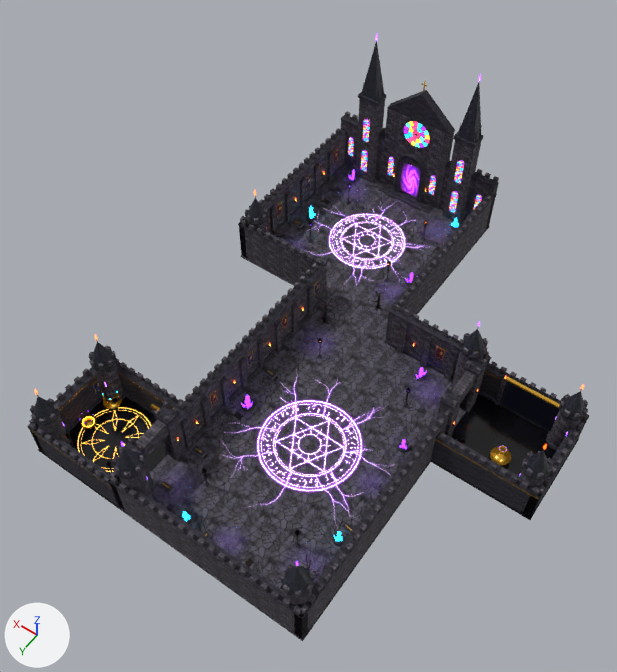
The Blender file blender/arena.blend, before and after one commit.
One viewpoint serves both versions: a 50 mm lens placed at (-69.9, 29.3, 109.6), pointed at (-25.9, -32.2, 12.9). The lights are fixed; the arrows at lower left show +X, +Y and +Z. The older version comes first. Objects named as collision shapes, trigger or cutter boxes, shadow casters or lower levels of detail are left out.

In view in the first picture: 'arena_castle_block', 'arena_castle_block_dark', 'arena_dark_marble', 'arena_flagstone', 'arena_gold', 'arena_rune_circle', 'arena_screen', 'arena_slate_roof' and 15 more.
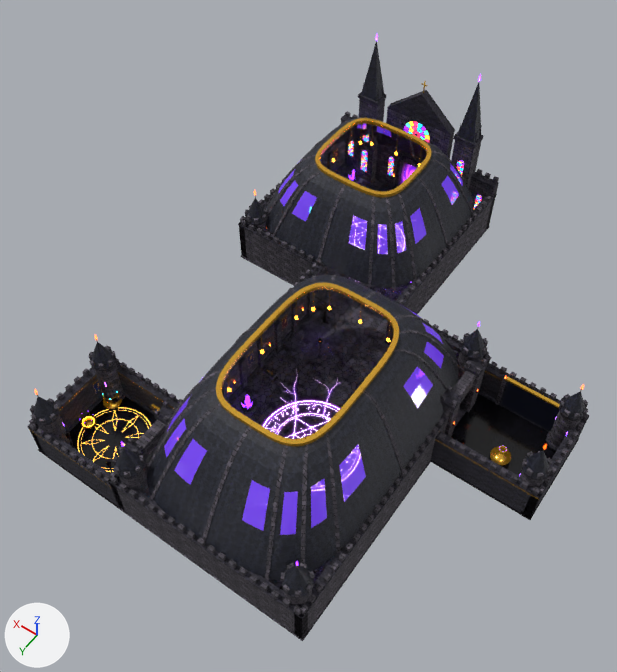
Pixel boxes [x1, y1, x2, y2] of what changed, in the pictures (617 x 672 px):
'arena_dome_glass', added: after [164, 124, 463, 535]
'arena_dome_lantern', added: after [227, 141, 420, 392]
part 1 of me_arena_castle_block, added: after [146, 117, 473, 581]
part 2 of me_arena_gold, added: after [360, 366, 381, 391]
part 3 of me_arena_gold, added: after [376, 358, 387, 371]
part 4 of me_arena_gold, added: after [382, 351, 391, 363]
part 5 of me_arena_gold, added: after [289, 294, 298, 303]
part 6 of me_arena_gold, added: after [284, 298, 293, 308]
part 7 of me_arena_gold, added: after [276, 303, 287, 315]
part 8 of me_arena_gold, added: after [259, 310, 280, 333]
part 9 of me_arena_gold, added: after [241, 328, 263, 352]
part 10 of me_arena_gold, added: after [234, 347, 245, 360]
part 11 of me_arena_gold, added: after [229, 355, 238, 366]
part 12 of me_arena_gold, added: after [224, 361, 233, 371]
part 13 of me_arena_gold, added: after [315, 118, 431, 197]
part 14 of me_arena_gold, added: after [216, 367, 364, 446]
part 15 of me_arena_gold, added: after [299, 283, 399, 345]
part 16 of me_arena_slate_roof, added: after [147, 118, 474, 580]

Patch to the scene script:
```diff
--- a/blender/arena.blend.py
+++ b/blender/arena.blend.py
@@ me_arena_castle_block @@
-me_arena_castle_block.from_pydata(...)  # 2880 vertices, 2104 faces; spans x -63.9..-0.1, y -79.9..-0.1, z 0.0..18.0
+me_arena_castle_block.from_pydata(...)  # 4672 vertices, 3448 faces; spans x -63.9..-0.1, y -79.9..-0.1, z 0.0..21.0
+# me_arena_castle_block part 1: 1792 vertices added at x -47.6..-0.5, y -79.3..-0.5, z 7.3..21.0
 me_arena_castle_block.materials.append(mat_castle_block)
@@ me_arena_gold @@
-me_arena_gold.from_pydata(...)  # 700 vertices, 526 faces; spans x -63.9..-0.1, y -79.0..-0.1, z 0.4..24.7
+me_arena_gold.from_pydata(...)  # 1980 vertices, 1486 faces; spans x -63.9..-0.1, y -79.0..-0.1, z 0.4..24.7
+# me_arena_gold part 2: the loose piece of 8 vertices spanning x -46.7..-46.6, y -28.2..-26.5, z 5.6..5.7 is copied, and the copy is scaled about its middle by (8.75, 2.26, 7.5), then moved by (6.7, 1.4, 15.5); it spans x -40.3..-39.6, y -27.8..-24.0, z 20.9..21.5
+# me_arena_gold part 3: the loose piece of 8 vertices spanning x -46.7..-46.6, y -28.2..-26.5, z 5.6..5.7 is copied, and the copy is scaled about its middle by (8.74, 0.946, 7.5), then moved by (6.7, -1.3, 15.5); it spans x -40.3..-39.5, y -29.4..-27.8, z 20.9..21.5
+# me_arena_gold part 4: the loose piece of 8 vertices spanning x -46.7..-46.6, y -28.2..-26.5, z 5.6..5.7 is copied, and the copy is scaled about its middle by (8.72, 0.721, 7.5), then moved by (6.8, -2.6, 15.5); it spans x -40.2..-39.4, y -30.6..-29.3, z 20.9..21.5
+# me_arena_gold part 5: the loose piece of 8 vertices spanning x -17.4..-17.3, y -29.8..-28.0, z 5.6..5.7 is copied, and the copy is scaled about its middle by (-8.67, -0.598, 7.5), then moved by (-6.9, -2.1, 15.5); it spans x -24.7..-23.9, y -31.6..-30.5, z 20.9..21.5
+# me_arena_gold part 6: the loose piece of 8 vertices spanning x -17.4..-17.3, y -29.8..-28.0, z 5.6..5.7 is copied, and the copy is scaled about its middle by (-8.72, -0.721, 7.5), then moved by (-6.8, -1.0, 15.5); it spans x -24.6..-23.8, y -30.6..-29.3, z 20.9..21.5
+# me_arena_gold part 7: the loose piece of 8 vertices spanning x -17.4..-17.3, y -29.8..-28.0, z 5.6..5.7 is copied, and the copy is scaled about its middle by (-8.74, -0.946, 7.5), then moved by (-6.7, 0.3, 15.5); it spans x -24.5..-23.7, y -29.4..-27.8, z 20.9..21.5
+# me_arena_gold part 8: the loose piece of 8 vertices spanning x -17.4..-17.3, y -29.8..-28.0, z 5.6..5.7 is copied, and the copy is scaled about its middle by (-8.75, -2.26, 7.5), then moved by (-6.7, 3.0, 15.5); it spans x -24.4..-23.7, y -27.8..-24.0, z 20.9..21.5
+# me_arena_gold part 9: the loose piece of 8 vertices spanning x -17.4..-17.3, y -21.0..-19.2, z 5.6..5.7 is copied, and the copy is scaled about its middle by (-8.75, -2.26, 7.5), then moved by (-6.7, -2.0, 15.5); it spans x -24.4..-23.7, y -24.0..-20.2, z 20.9..21.5
+# me_arena_gold part 10: the loose piece of 8 vertices spanning x -17.4..-17.3, y -21.0..-19.2, z 5.6..5.7 is copied, and the copy is scaled about its middle by (-8.74, -0.946, 7.5), then moved by (-6.7, 0.7, 15.5); it spans x -24.5..-23.7, y -20.2..-18.6, z 20.9..21.5
+# me_arena_gold part 11: the loose piece of 8 vertices spanning x -17.4..-17.3, y -21.0..-19.2, z 5.6..5.7 is copied, and the copy is scaled about its middle by (-8.72, -0.721, 7.5), then moved by (-6.8, 2.0, 15.5); it spans x -24.6..-23.8, y -18.7..-17.4, z 20.9..21.5
+# me_arena_gold part 12: the loose piece of 8 vertices spanning x -17.4..-17.3, y -21.0..-19.2, z 5.6..5.7 is copied, and the copy is scaled about its middle by (-8.67, -0.598, 7.5), then moved by (-6.9, 3.1, 15.5); it spans x -24.7..-23.9, y -17.5..-16.4, z 20.9..21.5
+# me_arena_gold part 13: 640 vertices added at x -24.0..-8.0, y -71.9..-56.1, z 14.8..19.5
+# me_arena_gold part 14: 224 vertices added at x -40.3..-24.0, y -24.0..-11.5, z 20.9..21.5
+# me_arena_gold part 15: 176 vertices added at x -39.8..-24.2, y -36.5..-32.2, z 20.9..21.5
+# other edits to the shape of me_arena_gold do not show in these pictures
 me_arena_gold.materials.append(mat_gold)
@@ me_arena_slate_roof @@
-me_arena_slate_roof.from_pydata(...)  # 234 vertices, 128 faces; spans x -63.5..-0.6, y -79.8..-0.6, z 9.1..29.0
+me_arena_slate_roof.from_pydata(...)  # 3306 vertices, 896 faces; spans x -63.5..-0.6, y -79.8..-0.6, z 7.7..29.0
+# me_arena_slate_roof part 16: 3072 vertices added at x -47.3..-0.7, y -79.1..-0.7, z 7.7..21.0
 me_arena_slate_roof.materials.append(mat_slate_roof)
@@ ob_arena_dome_lantern @@
+ob_arena_dome_lantern = bpy.data.objects.new('arena_dome_lantern', me_arena_dome_lantern)  # 192 vertices, 256 faces; spans x -40.3..-8.0, y -71.9..-11.5, z 14.1..17.1; in mat_dome_lantern (orange #ffc060, glowing orange #ff8a1e)
+ob_arena_dome_lantern.location = (0.0, 0.0, 0.0)
@@ ob_arena_dome_glass @@
+ob_arena_dome_glass = bpy.data.objects.new('arena_dome_glass', me_arena_dome_glass)  # 512 vertices, 128 faces; spans x -45.2..-2.9, y -76.9..-3.9, z 12.6..18.1; in mat_dome_glass (purple #8a5bff, glowing purple #5a2bcf)
+ob_arena_dome_glass.location = (0.0, 0.0, 0.0)
```
